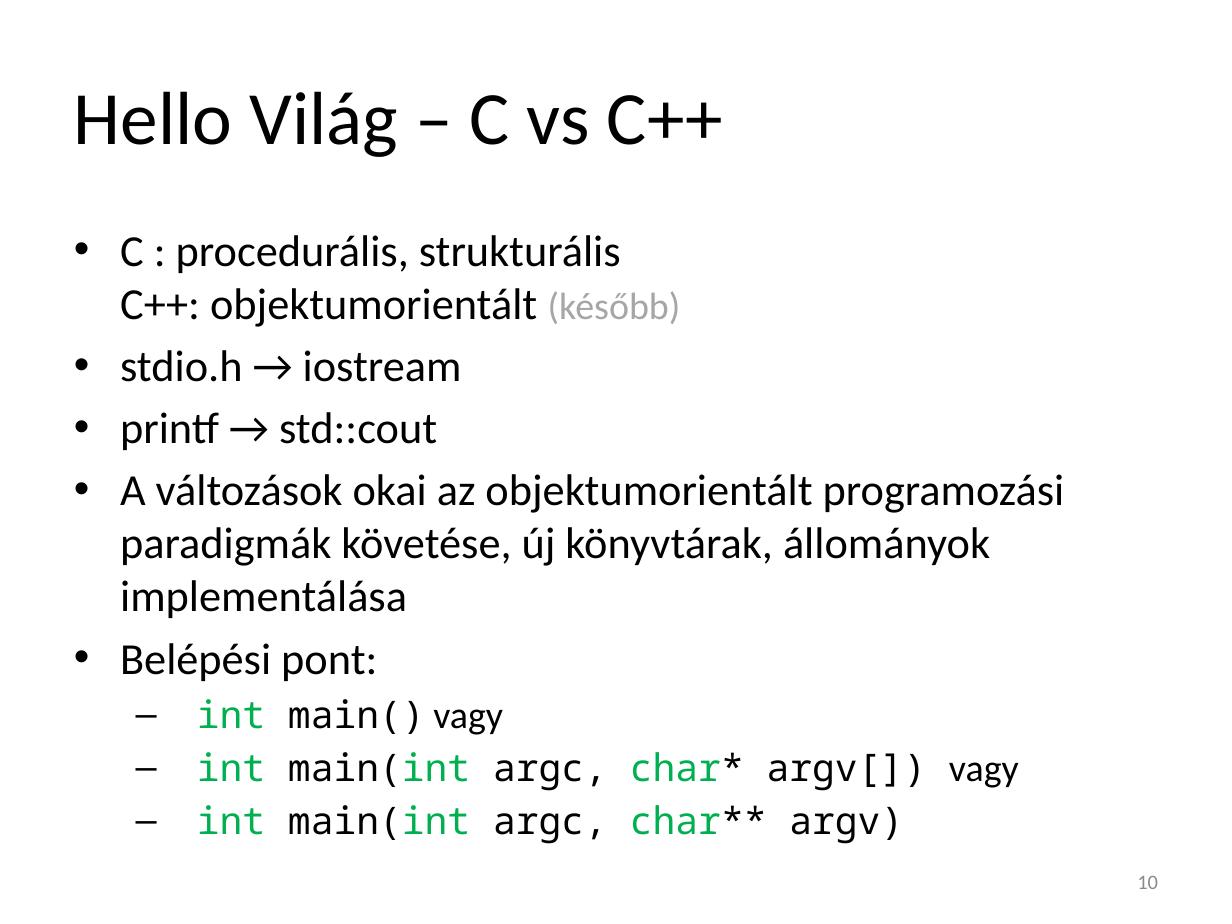
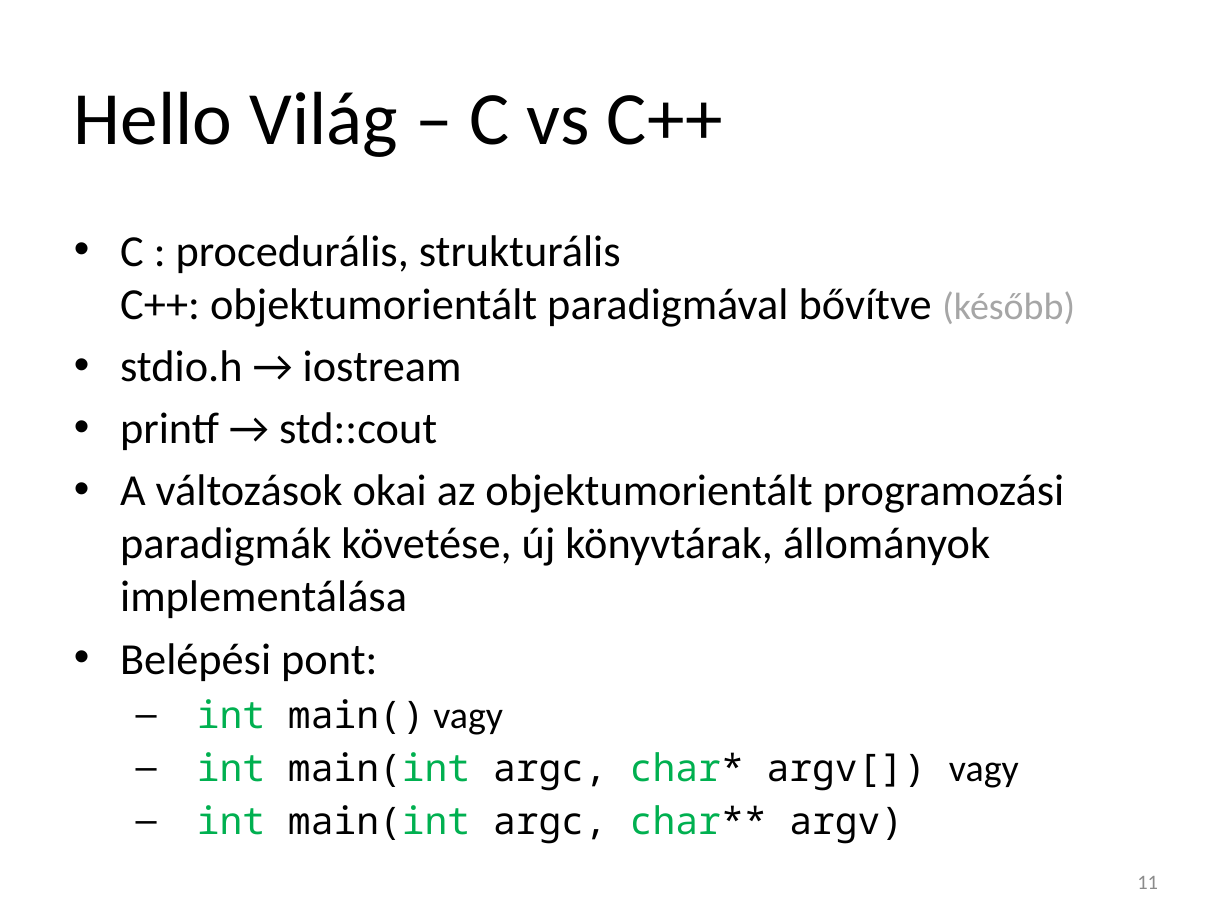
Before and after one commit to torokmark/cppgyak_jegyzet, a slide deck: slide 11 of programozasi_nyelvek_cpp_gyak01.pptx (slide 10 before the commit). Drawn at 1232x924 pixels with LibreOffice and Linux fonts; fonts in the diff are those of the drawing. Boxes give left, top, right and bottom in pixels: in the first picture for what was removed or moved away, otherwise in the second. Text is boxed around its words. In the diff, an @@ line names an element or a change of style, - is before the commit and + after.

```diff
--- a/programozasi_nyelvek_cpp_gyak01.pptx
+++ b/programozasi_nyelvek_cpp_gyak01.pptx
@@ text at (x1=120, y1=235, x2=1075, y2=327): text changed @@
-• C : procedurális, strukturális
-  C++: objektumorientált (később)
+• C : procedurális, strukturális
+  C++: objektumorientált paradigmával bővítve (később)
@@ page number at (x1=1137, y1=876, x2=1158, y2=889): text changed @@
-10
+11
```
Also in this commit, not shown: 13 other slides changed, 2 slides added, 1 slide removed, 1 other file.
